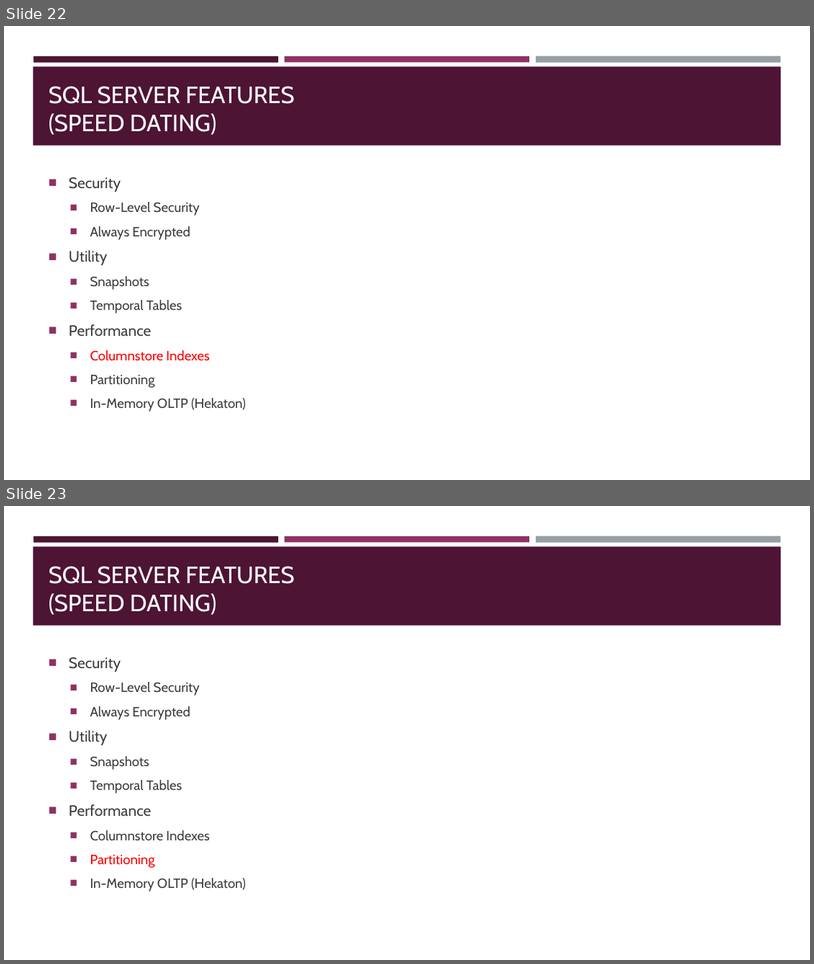
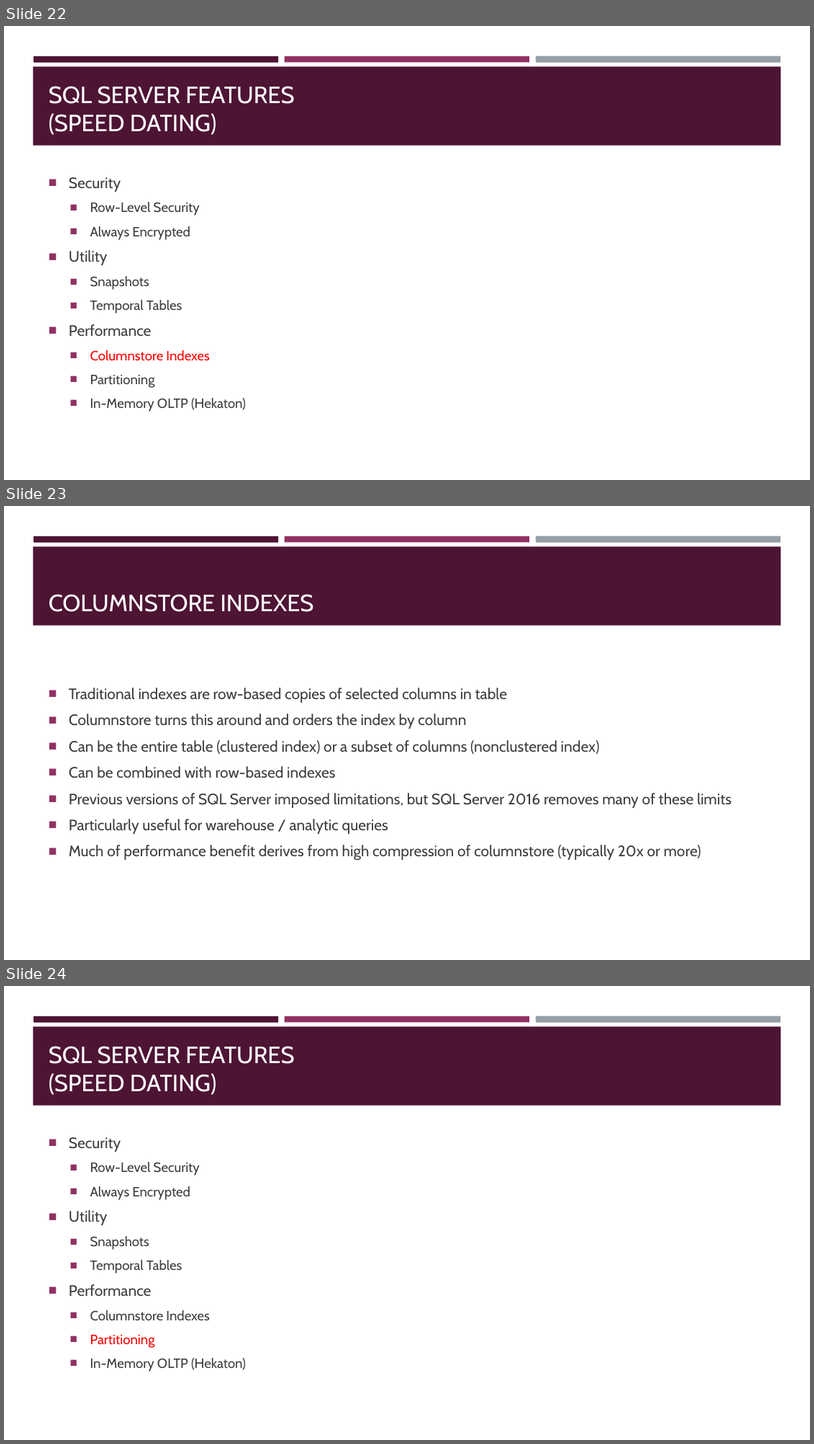
Before and after one commit to sqltran/SevenAwesomeSQLFeatures, a slide deck: AwesomeFreeSQLServerFeatures.pptx. Shown one above the other, each under a label of ours: slides 22 and 23 before the commit, slides 22, 23 and 24 after it. The pictures are 814x964 and 814x1444 pixels, drawn with LibreOffice and Linux fonts; fonts in the diff are those of the drawing. Boxes give left, top, right and bottom in pixels: in the first picture for what was removed or moved away, otherwise in the second. Text is boxed around its words. In the diff, an @@ line names an element or a change of style, - is before the commit and + after.

Commit message:
Add slide for columnstore.

```diff
--- a/AwesomeFreeSQLServerFeatures.pptx
+++ b/AwesomeFreeSQLServerFeatures.pptx
@@ slide 23 added at bbox=[4, 506, 810, 960], background #FFFFFF; not listed: 4 template elements that a slide beside it also shows @@
@@ title added at bbox=[49, 594, 314, 612], 28 pt, text #FFFFFF @@
+COLUMNSTORE INDEXES
@@ text added at bbox=[69, 687, 732, 860], 18 pt, text #3D3D3D @@
+■ Traditional indexes are row-based copies of selected columns in table
+■ Columnstore turns this around and orders the index by column
+■ Can be the entire table (clustered index) or a subset of columns (nonclustered index)
+■ Can be combined with row-based indexes
+■ Previous versions of SQL Server imposed limitations, but SQL Server 2016 removes many of these limits
+■ Particularly useful for warehouse / analytic queries
+■ Much of performance benefit derives from high compression of columnstore (typically 20x or more)
@@ what was slide 23 is now slide 24 @@
```
